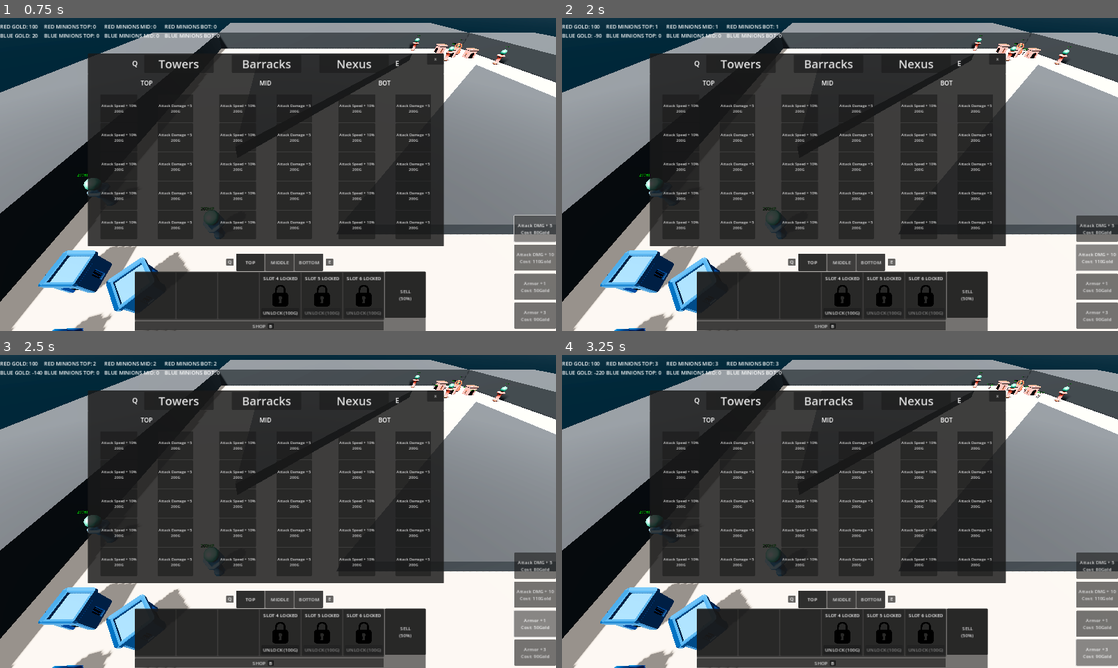
Above: before the commit, frames 1-4 (two rows, left to right).
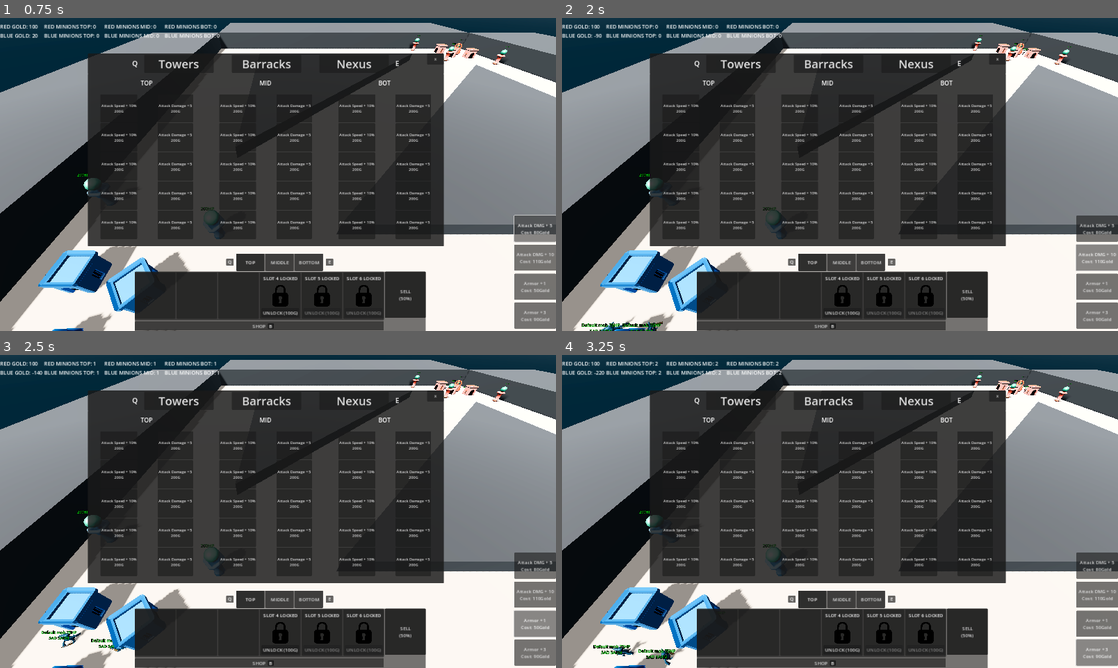
Above: after the commit, the same moments.

Repository: RadekGrzankowski/ChipsowyJam1
Game: Godot game, scene res://Scenes/Levels/wip_scene.tscn
The game is run twice, just before and just after one commit, with the same random seed, the same clock (stepped at 60 frames per second) and the same inputs.
Inputs:
- Up to frame 1 (0.75 s): click "Attack DMG + 5 Cost: 80Gold" at 0.5 s
- Up to frame 2 (2 s): click "Attack DMG + 10 Cost: 110Gold" at 1.25 s
- Up to frame 3 (2.5 s): click "Armor + 1 Cost: 50Gold" at 2 s
- Up to frame 4 (3.25 s): click "Armor + 3 Cost: 90Gold" at 2.75 s

Frame 1 is identical in both runs. In frame 2, 0.2% of the frame differs, in the area x 3-84%, y 2-100%; in frame 3, 0.3%; in frame 4, 0.4%, in the area x 5-87%, y 2-100%.

Commit message:
Attack speed

Diff:
--- a/ChipsowyJam/Scenes/UI/HUD.tscn
+++ b/ChipsowyJam/Scenes/UI/HUD.tscn
@@ -1439,7 +1439,6 @@
 [node name="RedMobTimer" type="Timer" parent="."]
 
 [node name="StartDelayTimer" type="Timer" parent="."]
-wait_time = 15.0
 one_shot = true
 autostart = true
 
--- a/ChipsowyJam/Scripts/mob_behaviour.gd
+++ b/ChipsowyJam/Scripts/mob_behaviour.gd
@@ -15,6 +15,9 @@
 var enemies_to_attack: Array[Node3D]
 var detected_enemies_array: Array[Node3D]
 var opponent_to_attack: Node3D
+
+# Attack speed value. Default = 1.0
+var attack_speed: float = 5.0
 
 # Ranged units variables
 @export var projectile_arrow: PackedScene
@@ -125,6 +128,10 @@
 		var look_pos = Vector3(opponent_to_attack.global_position.x, position.y, opponent_to_attack.global_position.z)
 		var look_dir = position.direction_to(look_pos)
 		rotation.y = lerp_angle(rotation.y, atan2(-look_dir.x, -look_dir.z), delta * rotate_speed)
+	if is_attacking:
+		anim_player.speed_scale = attack_speed
+	else:
+		anim_player.speed_scale = 1
 
 func _process(delta):
 	if is_attacking:
--- a/ChipsowyJam/Scripts/spawn_manager.gd
+++ b/ChipsowyJam/Scripts/spawn_manager.gd
@@ -39,7 +39,6 @@
 func _ready():
 	cardsUI = get_tree().get_first_node_in_group("CardsUI")
 	waveTimer.wait_time = waveTime
-	spawn_wave()
 
 # Called every frame. 'delta' is the elapsed time since the previous frame.
 func _process(delta):
